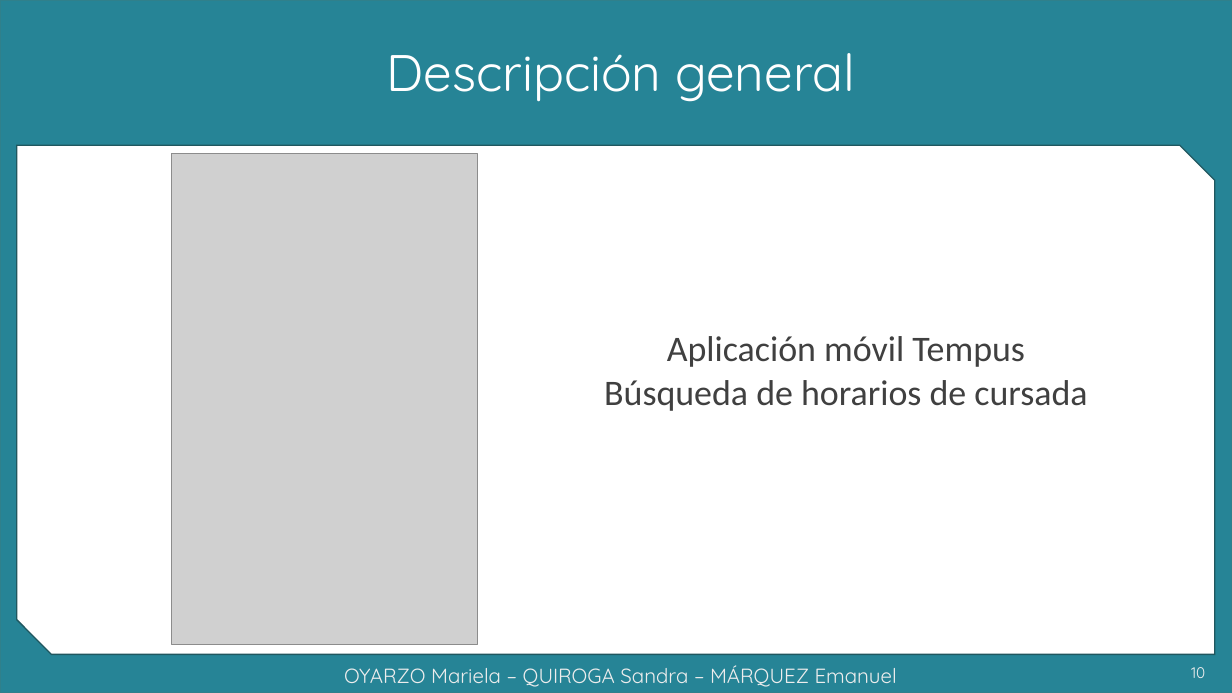
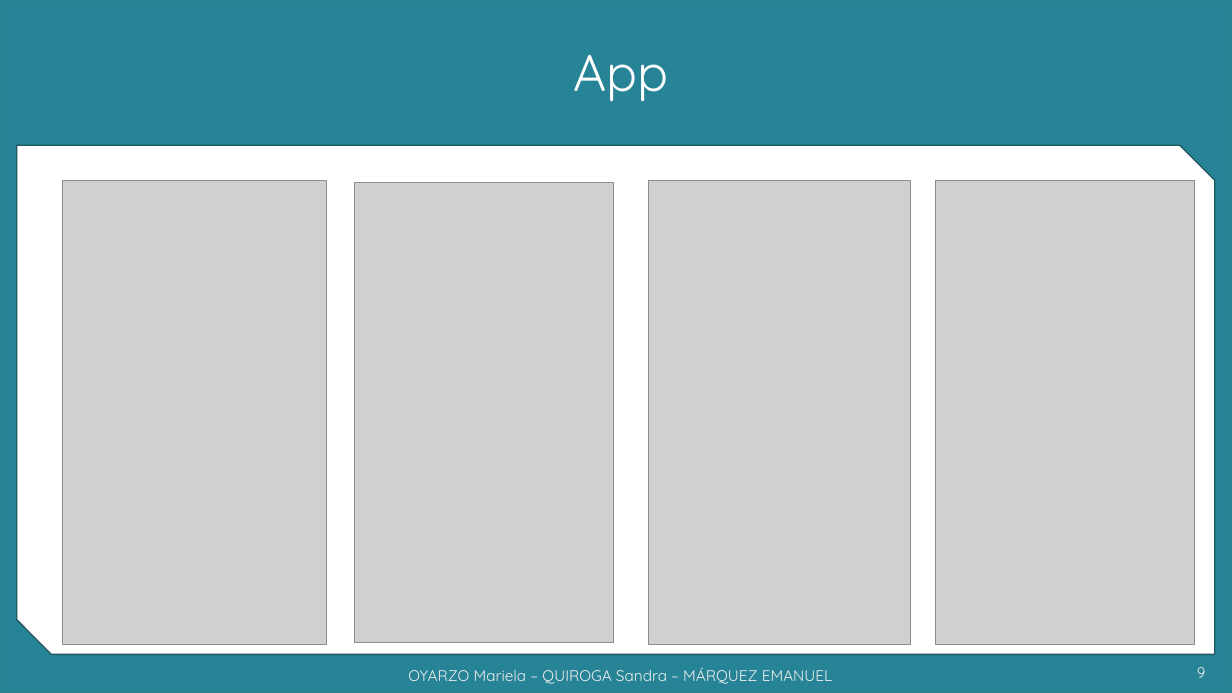
Before and after one commit to grupoyenu/yenu, a slide deck: slide 9 of 08. Presentaciones/Presentación 10 - 21.11.19.pptx (slide 10 before the commit). Drawn at 1232x693 pixels with LibreOffice and Linux fonts; fonts in the diff are those of the drawing; grey boxes stand for pictures; background and template pictures are left out. Boxes give left, top, right and bottom in pixels: in the first picture for what was removed or moved away, otherwise in the second. Text is boxed around its words. In the diff, an @@ line names an element or a change of style, - is before the commit and + after.

```diff
--- a/08. Presentaciones/Presentación 10 - 21.11.19.pptx
+++ b/08. Presentaciones/Presentación 10 - 21.11.19.pptx
@@ title at (x1=573, y1=55, x2=668, y2=102): text changed @@
-Descripción general
+App
@@ picture removed at (x1=172, y1=154, x2=478, y2=644) @@
@@ picture added at (x1=63, y1=180, x2=326, y2=644) @@
@@ picture added at (x1=354, y1=183, x2=613, y2=642) @@
@@ picture added at (x1=649, y1=180, x2=910, y2=644) @@
@@ picture added at (x1=936, y1=180, x2=1195, y2=644) @@
@@ text removed at (x1=604, y1=336, x2=1087, y2=411) @@
-Aplicación móvil Tempus
-Búsqueda de horarios de cursada
@@ text at (x1=408, y1=668, x2=833, y2=684): text changed; size 16 to 12 pt @@
-OYARZO Mariela – QUIROGA Sandra – MÁRQUEZ Emanuel
+OYARZO Mariela – QUIROGA Sandra – MÁRQUEZ EMANUEL
@@ page number at (x1=1197, y1=667, x2=1206, y2=678): text changed @@
-10
+9
```
Also in this commit, not shown: 3 other slides changed, 3 slides removed.
